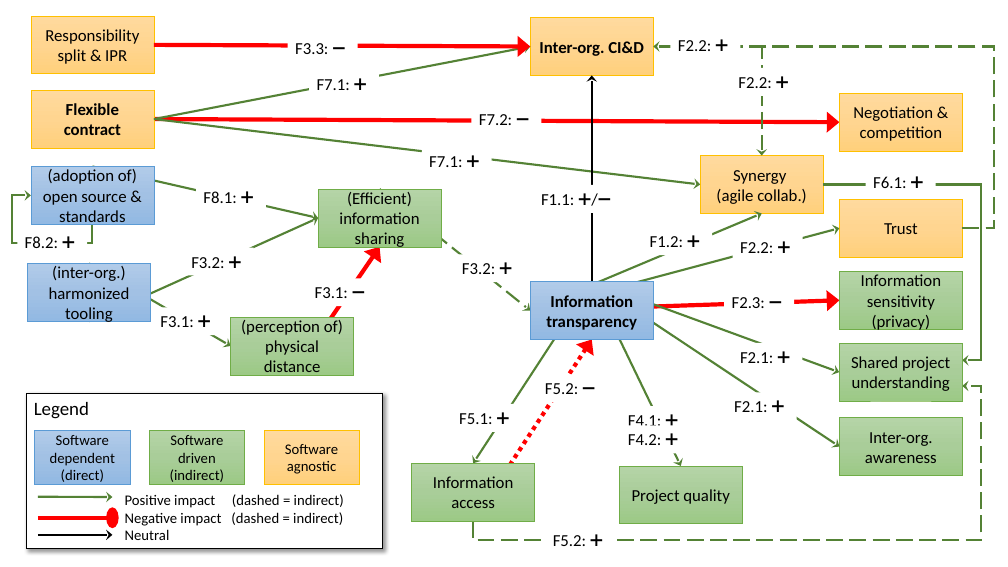
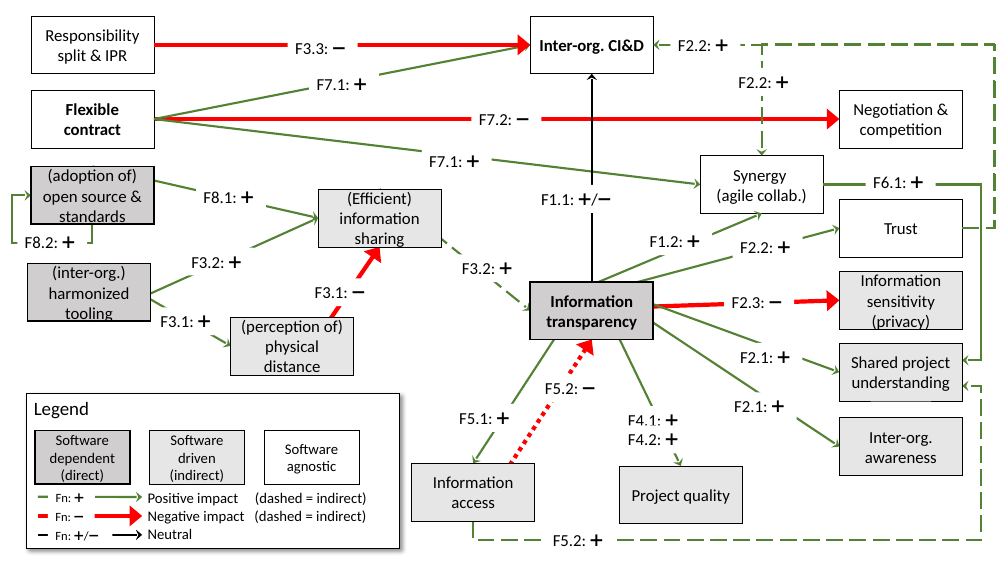
Before and after one commit to PatrizioPelliccione/ICSE2017Rob, a slide deck: slide 2 of figure/results2.pptx. Drawn at 1008x567 pixels with LibreOffice and Linux fonts; fonts in the diff are those of the drawing. Boxes give left, top, right and bottom in pixels: in the first picture for what was removed or moved away, otherwise in the second. Text is boxed around its words. In the diff, an @@ line names an element or a change of style, - is before the commit and + after.

Commit message:
Updates from ShareLaTeX

```diff
--- a/figure/results2.pptx
+++ b/figure/results2.pptx
@@ elbow arrow (963, 228) - (653, 45): route changed @@
@@ elbow arrow (963, 228) - (762, 156): route changed @@
@@ arrow moved from (154, 119) - (839, 123) to (154, 119) - (839, 119) @@
@@ fill gradient #FFDB9E to #FFD590 to #FFD07C to #FFFFFF; outline #FFC000 0.5 pt to #000000 0.5 pt in 7 elements at [839,200,963,257], [700,156,823,213], [31,90,154,147], [31,16,154,73], [264,430,359,484], [530,16,653,73], [839,90,963,147] @@
@@ fill gradient #B1CBE9 to #A3C1E5 to #93B9E4 to #D0CECE; outline #5B9BD5 0.5 pt to #000000 1.75 pt in 4 elements at [27,264,150,321], [31,166,154,224], [35,430,130,484], [530,282,653,340] @@
@@ fill gradient #B5D5A7 to #AACE9A to #9CC987 to #E7E6E6; outline #70AD47 0.5 pt to #000000 0.5 pt in 8 elements at [839,417,963,475], [619,466,743,523], [839,271,963,329], [412,464,535,521], [318,189,442,247], [150,430,245,484], [231,317,354,374], [839,343,963,401] @@
@@ rectangle "Legend": place and size @@
-rectangle "Legend" at [26,393,383,548]
+rectangle "Legend" at [26,393,400,548]
@@ arrow moved from (38, 497) - (113, 497) to (38, 497) - (142, 497) @@
@@ rectangle added at [48,485,95,508], fill #FFFFFF, 12 pt, text #000000 @@
+Fn: ➕
@@ text "Positive impact (dashed = indirect)": place and size @@
-text "Positive impact (dashed = indirect)" at [125,494,344,540]
+text "Positive impact (dashed = indirect)" at [148,492,367,539]
@@ arrow moved from (38, 535) - (113, 535) to (38, 535) - (142, 535) @@
@@ arrow moved from (38, 518) - (113, 518) to (38, 516) - (142, 516) @@
@@ arrow (38, 516) - (142, 516): arrowheads changed @@
@@ rectangle added at [48,524,112,547], fill #FFFFFF, 12 pt, text #000000 @@
+Fn: ➕/➖
@@ text added at [55,513,71,521], 12 pt, text #000000 @@
+Fn: ➖
```
Also in this commit, not shown: 9 other files.
